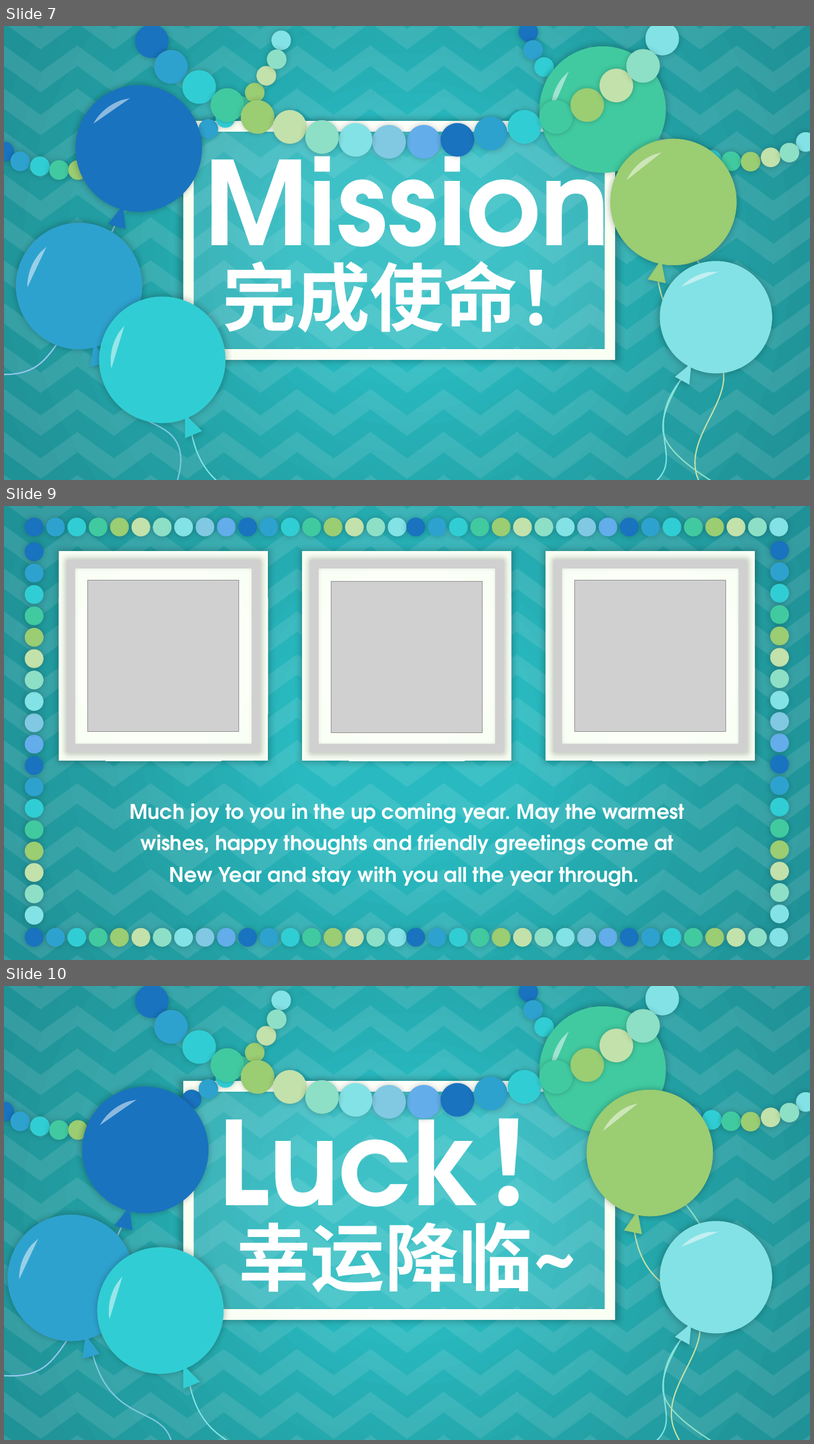
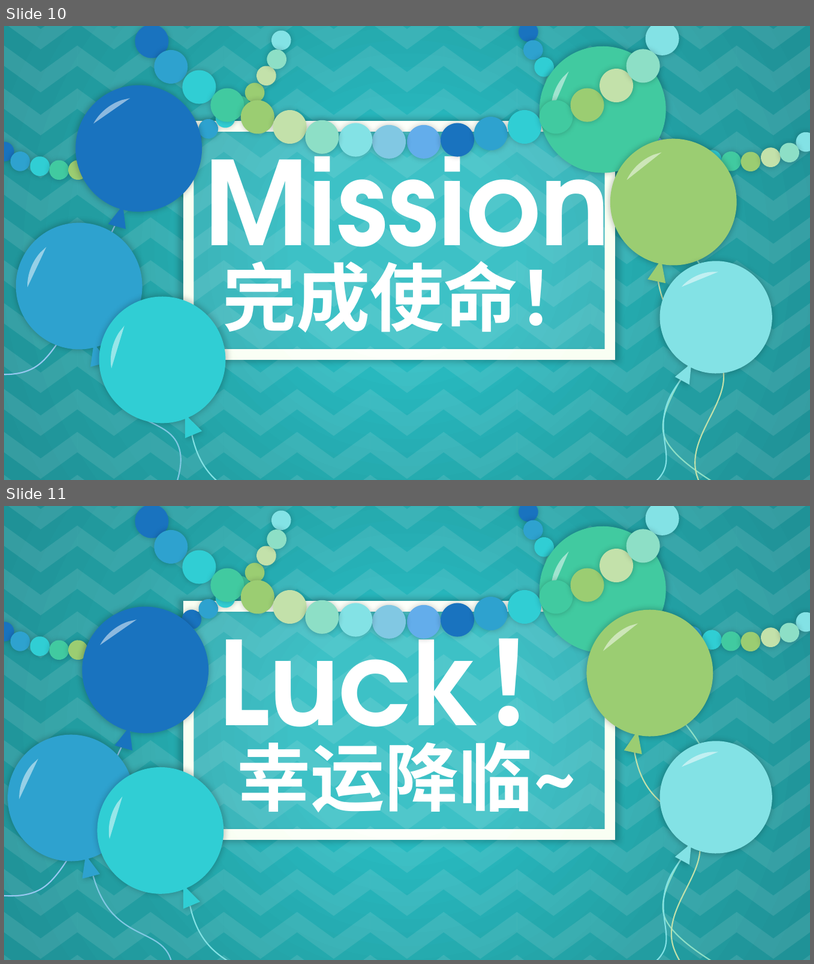
Before and after one commit to zhangzju/ExcelFixer, a slide deck: Main.pptx. Shown one above the other, each under a label of ours: slides 7, 9 and 10 before the commit, slides 10 and 11 after it; the slides between them are not shown. The pictures are 814x1444 and 814x964 pixels, drawn with LibreOffice and Linux fonts; fonts in the diff are those of the drawing; grey boxes stand for pictures. Boxes give left, top, right and bottom in pixels: in the first picture for what was removed or moved away, otherwise in the second. Text is boxed around its words. In the diff, an @@ line names an element or a change of style, - is before the commit and + after.

```diff
--- a/Main.pptx
+++ b/Main.pptx
@@ slide 9 removed at <box>4,506,810,960</box>, background gradient #28BAC0 to #229DA1 to #1F9297; not listed: 126 template elements that a slide beside it also shows @@
@@ group removed at <box>24,517,789,536</box>: 36 ellipses @@
@@ rectangle removed at <box>59,552,269,760</box> @@
@@ rectangle removed at <box>302,552,512,760</box> @@
@@ rectangle removed at <box>546,552,755,760</box> @@
@@ picture removed at <box>67,560,260,752</box> @@
@@ picture removed at <box>310,560,504,752</box> @@
@@ picture removed at <box>554,560,747,752</box> @@
@@ picture removed at <box>88,580,239,732</box> @@
@@ picture removed at <box>331,581,483,732</box> @@
@@ picture removed at <box>575,580,726,732</box> @@
@@ text removed at <box>129,803,685,886</box> @@
-Much joy to you in the up coming year. May the warmest wishes, happy thoughts and friendly greetings come at New Year and stay with you all the year through.
@@ group removed at <box>770,541,789,923</box>: 18 ellipses @@
@@ group removed at <box>24,542,44,925</box>: 18 ellipses @@
@@ group removed at <box>24,928,789,946</box>: 36 ellipses @@
@@ what was slide 7 is now slide 10 @@
@@ what was slide 10 is now slide 11 @@
```
Also in this commit, not shown: 1 slide changed, 4 slides added, 2 other slides removed, 1 other file.
